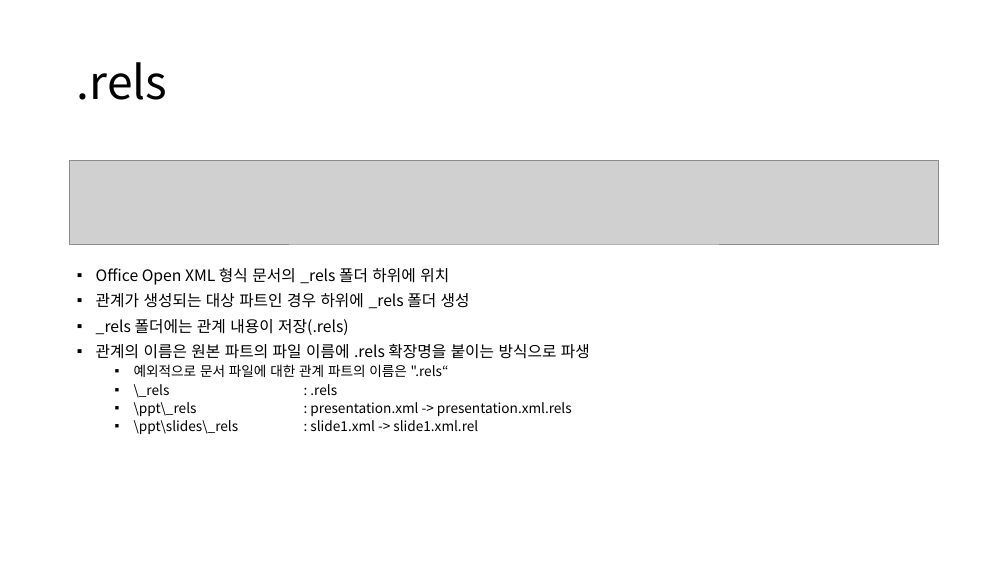
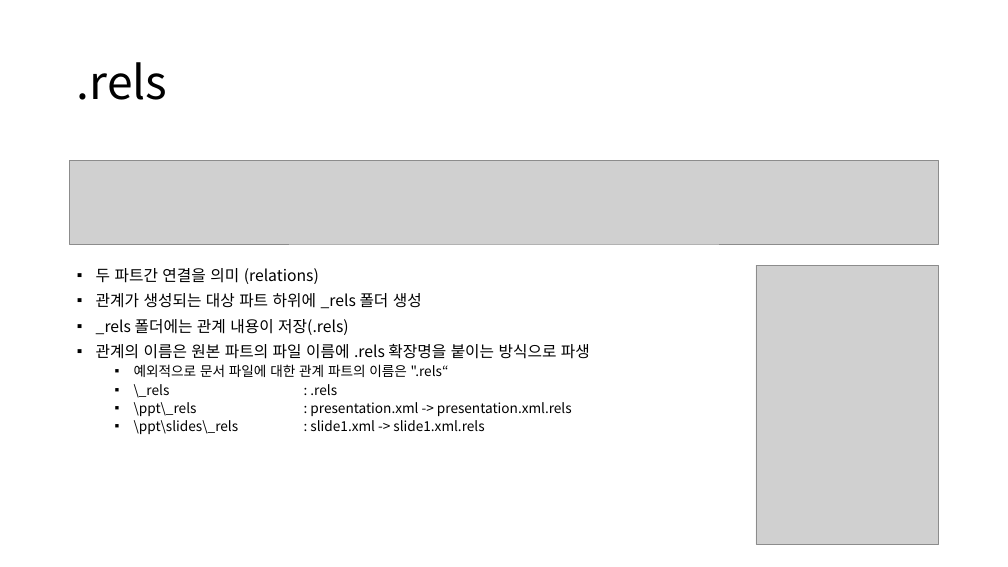
Before and after one commit to meshabber/Inventive-Design-Project-II, a slide deck: slide 4 of docs/Analayze/161101.pptx (slide 3 before the commit). Drawn at 1008x567 pixels with LibreOffice and Linux fonts; fonts in the diff are those of the drawing; grey boxes stand for pictures. Boxes give left, top, right and bottom in pixels: in the first picture for what was removed or moved away, otherwise in the second. Text is boxed around its words. In the diff, an @@ line names an element or a change of style, - is before the commit and + after.

```diff
--- a/docs/Analayze/161101.pptx
+++ b/docs/Analayze/161101.pptx
@@ text at [96, 268, 422, 309]: text changed @@
-▪ Office Open XML 형식 문서의 _rels 폴더 하위에 위치
-▪ 관계가 생성되는 대상 파트인 경우 하위에 _rels 폴더 생성
+▪ 두 파트간 연결을 의미 (relations)
+▪ 관계가 생성되는 대상 파트 하위에 _rels 폴더 생성
@@ picture added at [756, 265, 939, 544] @@
@@ text at [134, 420, 484, 434]: text changed @@
-  ▪ \ppt\slides\_rels : slide1.xml -> slide1.xml.rel
+  ▪ \ppt\slides\_rels : slide1.xml -> slide1.xml.rels
```
Also in this commit, not shown: 6 other slides changed, 5 slides added.
